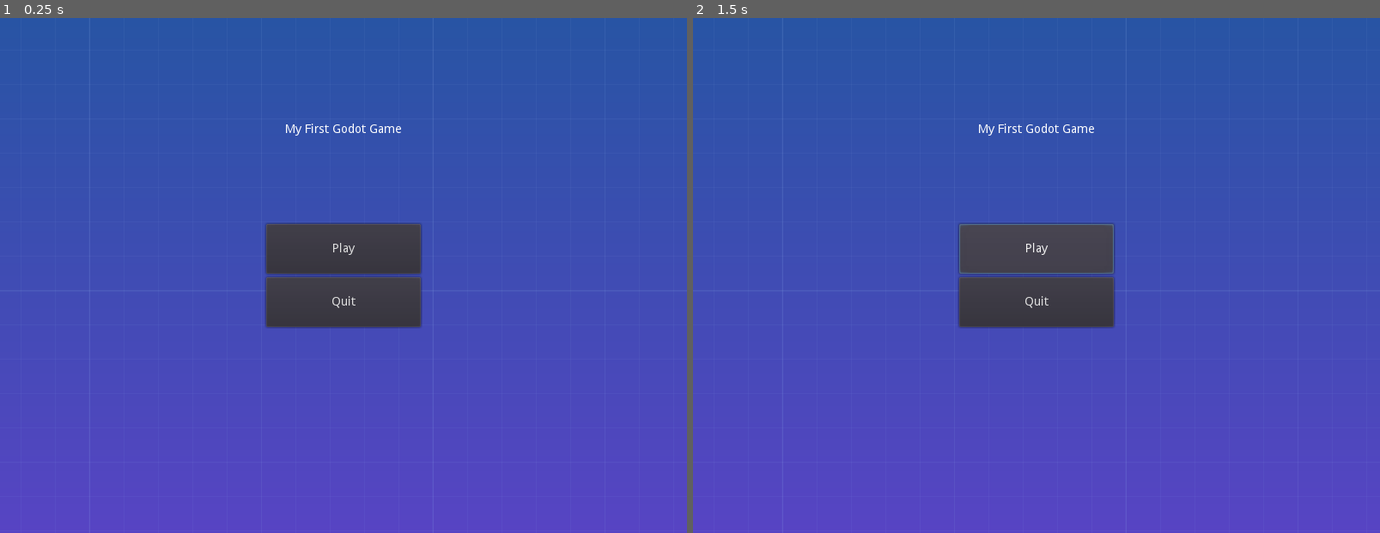
Above: before the commit, frames 1-2 (left to right).
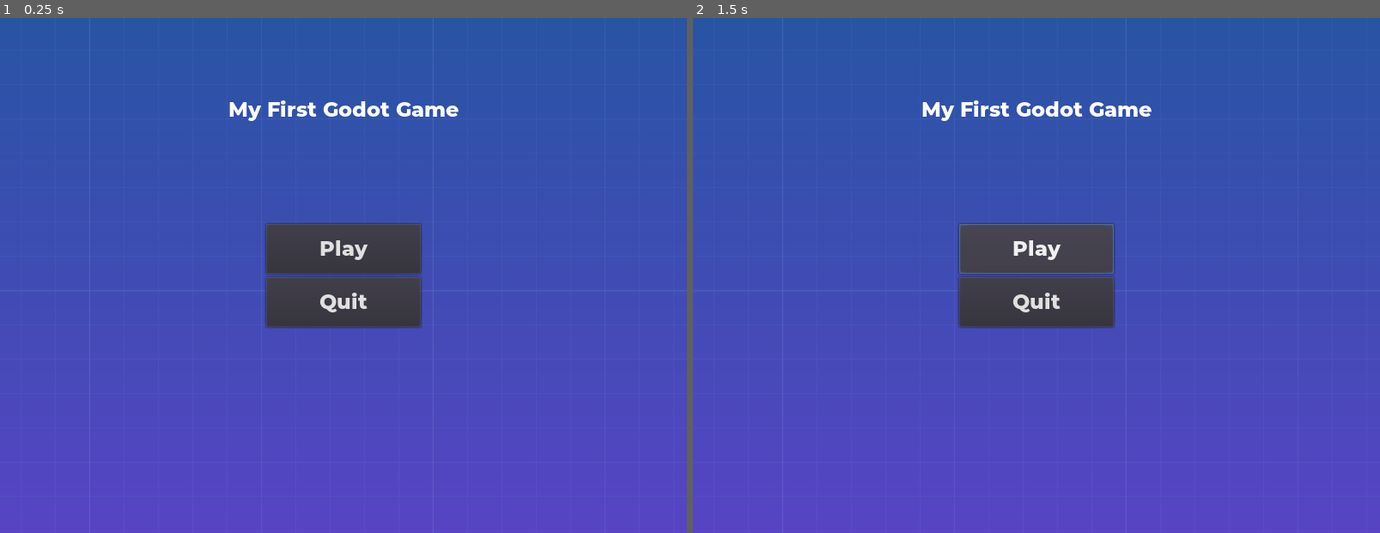
Above: after the commit, the same moments.

Repository: walizw/GodotProjects
Game: Godot game, scene res://scenes/ui/TitleScreen.tscn
Same seed, same stepped clock (60 frames per second), same inputs: the game is played once before the commit and once after it.
Inputs:
- Up to frame 1 (0.25 s): no input
- Up to frame 2 (1.5 s): click "Play" at 0.5 s; click "Play" at 1.25 s

The runs differ from the first frame. In frame 1, 0.9% of the frame differs, in the area x 33-67%, y 16-58%; in frame 2, 0.9%.

Commit message:
added default font

Diff:
--- /dev/null
+++ b/1. Platformer/assets/montserrat_font.tres
@@ -0,0 +1,7 @@
+[gd_resource type="DynamicFont" load_steps=2 format=2]
+
+[ext_resource path="res://assets/montserrat_extrabold.otf" type="DynamicFontData" id=1]
+
+[resource]
+size = 24
+font_data = ExtResource( 1 )
--- /dev/null
+++ b/1. Platformer/assets/ui_theme.tres
@@ -0,0 +1,6 @@
+[gd_resource type="Theme" load_steps=2 format=2]
+
+[ext_resource path="res://assets/montserrat_font.tres" type="DynamicFont" id=1]
+
+[resource]
+default_font = ExtResource( 1 )
--- a/1. Platformer/prefabs/ui/Title.tscn
+++ b/1. Platformer/prefabs/ui/Title.tscn
@@ -1,10 +1,14 @@
-[gd_scene format=2]
+[gd_scene load_steps=2 format=2]
+
+[ext_resource path="res://assets/montserrat_font.tres" type="DynamicFont" id=1]
 
 [node name="Title" type="Label"]
 anchor_left = 0.5
 anchor_right = 0.5
-margin_left = -68.0
-margin_top = 123.0
-margin_right = 68.0
-margin_bottom = 137.0
+margin_left = -134.0
+margin_top = 95.0
+margin_right = 134.0
+margin_bottom = 126.0
+custom_fonts/font = ExtResource( 1 )
 text = "My First Godot Game"
+align = 1
--- a/1. Platformer/scenes/ui/TitleScreen.tscn
+++ b/1. Platformer/scenes/ui/TitleScreen.tscn
@@ -1,13 +1,15 @@
-[gd_scene load_steps=5 format=2]
+[gd_scene load_steps=6 format=2]
 
 [ext_resource path="res://assets/background.png" type="Texture" id=1]
 [ext_resource path="res://prefabs/ui/PlayBtn.tscn" type="PackedScene" id=2]
 [ext_resource path="res://prefabs/ui/QuitBtn.tscn" type="PackedScene" id=3]
 [ext_resource path="res://prefabs/ui/Title.tscn" type="PackedScene" id=4]
+[ext_resource path="res://assets/ui_theme.tres" type="Theme" id=5]
 
 [node name="TitleScreen" type="Control"]
 anchor_right = 1.0
 anchor_bottom = 1.0
+theme = ExtResource( 5 )
 
 [node name="Background" type="TextureRect" parent="."]
 anchor_right = 1.0
@@ -17,6 +19,8 @@
 stretch_mode = 2
 
 [node name="Title" parent="." instance=ExtResource( 4 )]
+margin_top = 91.0
+margin_bottom = 122.0
 
 [node name="Menu" type="VBoxContainer" parent="."]
 anchor_left = 0.5
